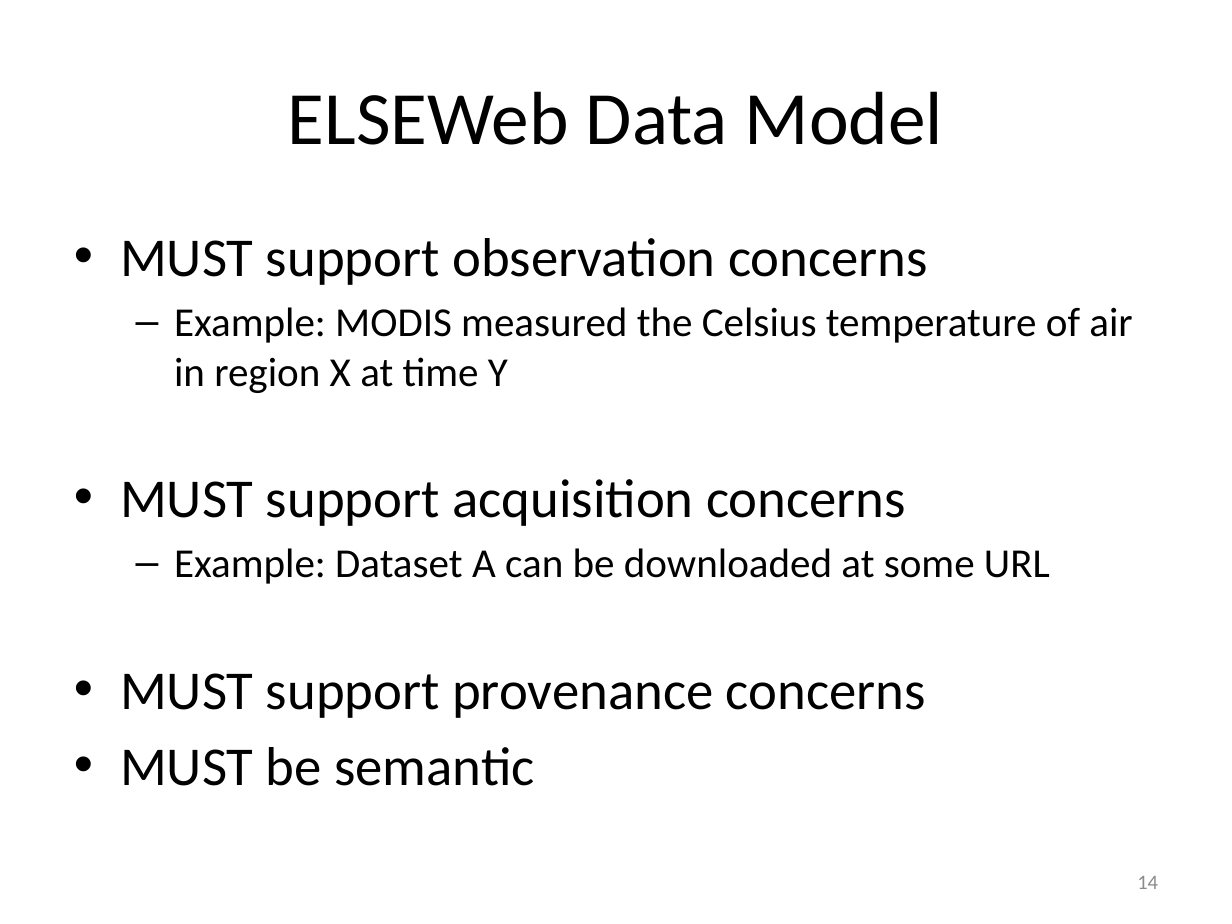
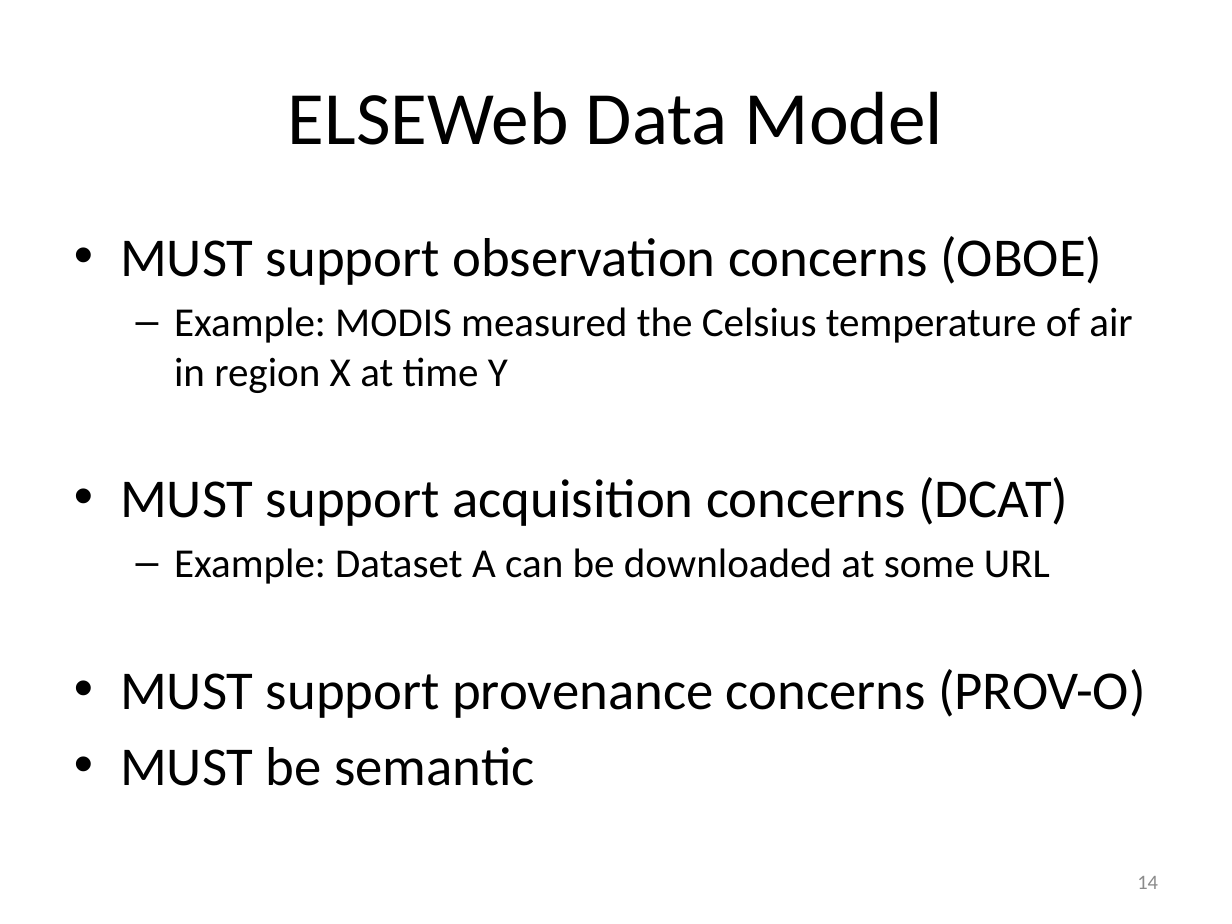
Before and after one commit to roomthily/ELSeWeb, a slide deck: slide 14 of documents/presentations/2013/ELSEweb-EDAC-PROV.pptx. Drawn at 1232x924 pixels with LibreOffice and Linux fonts; fonts in the diff are those of the drawing. Boxes give left, top, right and bottom in pixels: in the first picture for what was removed or moved away, otherwise in the second. Text is boxed around its words. In the diff, an @@ line names an element or a change of style, - is before the commit and + after.

Commit message:
Updated presentation and prov trace corrected by Soren

```diff
--- a/documents/presentations/2013/ELSEweb-EDAC-PROV.pptx
+++ b/documents/presentations/2013/ELSEweb-EDAC-PROV.pptx
@@ text at <box>120,236,1102,285</box>: text changed @@
-• MUST support observation concerns
+• MUST support observation concerns (OBOE)
@@ text at <box>120,477,1068,526</box>: text changed @@
-• MUST support acquisition concerns
+• MUST support acquisition concerns (DCAT)
@@ text at <box>120,669,1146,718</box>: text changed @@
-• MUST support provenance concerns
+• MUST support provenance concerns (PROV-O)
```
Also in this commit, not shown: 7 other slides changed, 1 slide added, 1 other file.
